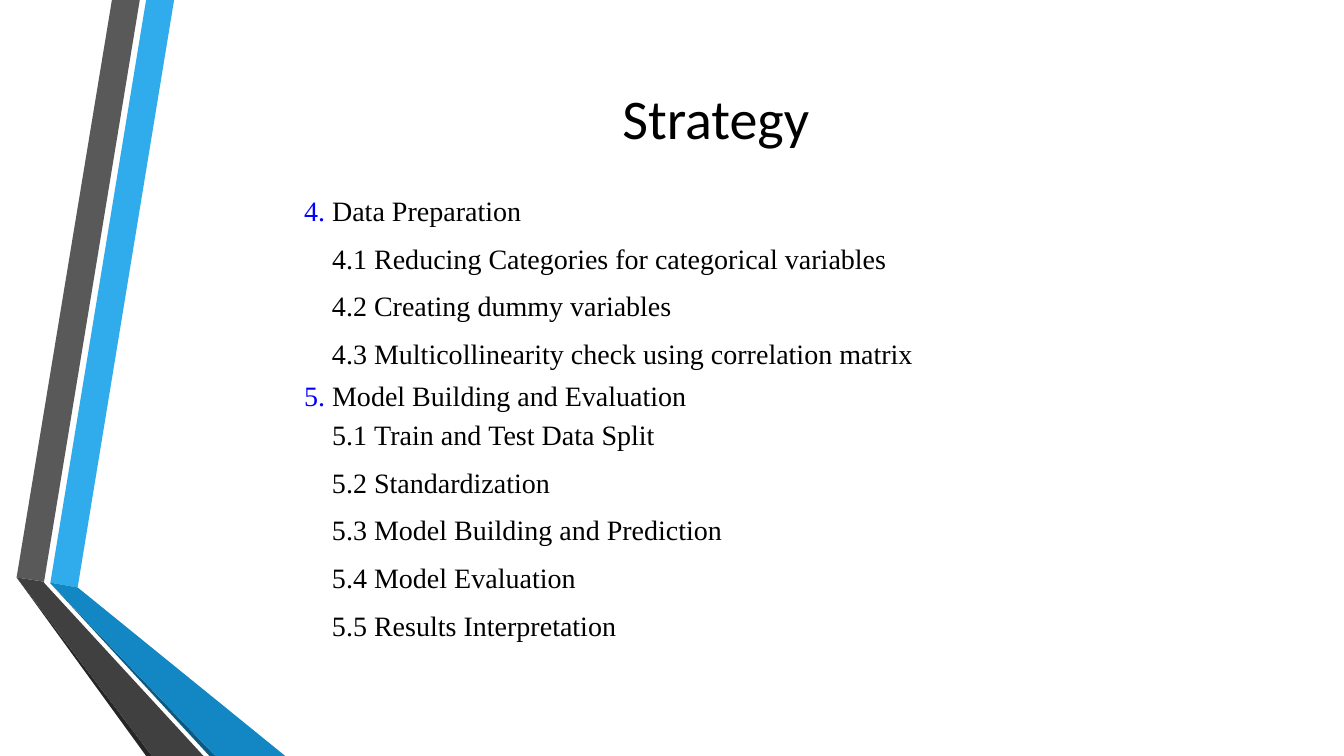
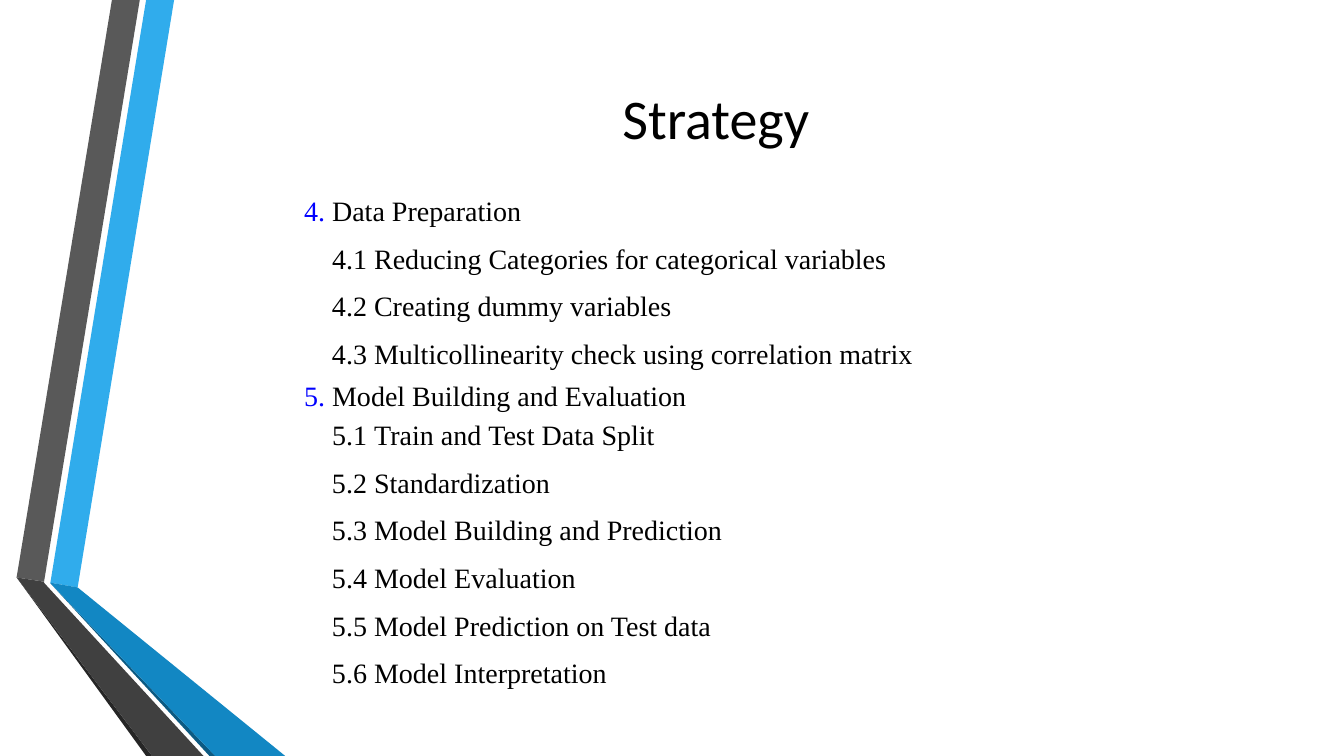
Before and after one commit to ritikamehra/LeadScoringCaseStudy, a slide deck: slide 4 of Lead Scoring Case Study_Analysis.pptx. Drawn at 1344x756 pixels with LibreOffice and Linux fonts; fonts in the diff are those of the drawing; background and template pictures are left out. Boxes give left, top, right and bottom in pixels: in the first picture for what was removed or moved away, otherwise in the second. Text is boxed around its words. In the diff, an @@ line names an element or a change of style, - is before the commit and + after.

Commit message:
Strategy updated

```diff
--- a/Lead Scoring Case Study_Analysis.pptx
+++ b/Lead Scoring Case Study_Analysis.pptx
@@ text at (x1=332, y1=616, x2=711, y2=689): text changed @@
-5.5 Results Interpretation
+5.5 Model Prediction on Test data
+5.6 Model Interpretation
```
